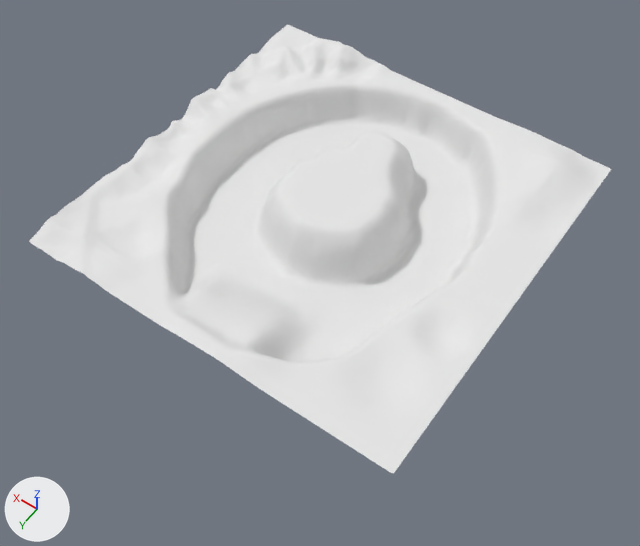
Renders of the OBJ model cg1/resources/meshes/terrainSurface.obj from each side of a commit.
Before and after are seen from a 50 mm camera at (-24.3, 35.2, 46.7) aimed at (-0.8, 2.3, -5.0). The lights are fixed; the arrows at lower left show +X, +Y and +Z. Where no turn or scale is listed for an object, it has been applied to the vertices.

Objects in the first picture: 'Terrain_Plane'.
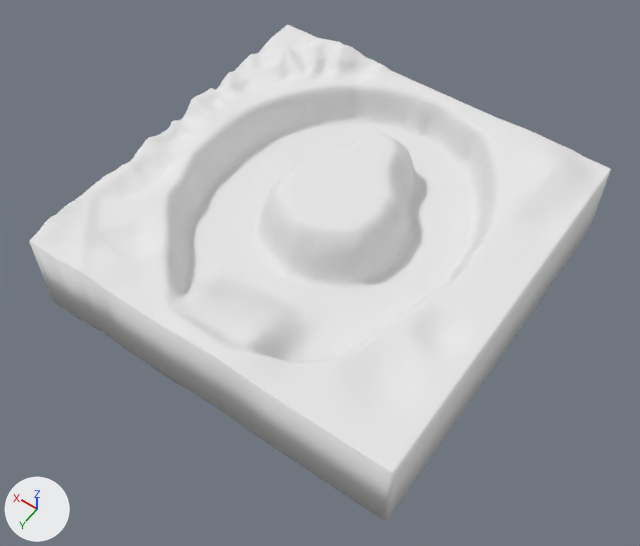
Boxes (x1, y1, x2, y2) around the edits, measured in the pictures (640 x 546 px):
'Terrain_Plane', reshaped (11% taller)
    before: (29, 25, 611, 473)
    after: (29, 25, 611, 521)
part 1 of me_terrain_plane, added
    after: (30, 172, 610, 521)

The change, as a diff of the scene's bpy script:
```diff
--- a/cg1/resources/meshes/terrainSurface.obj.py
+++ b/cg1/resources/meshes/terrainSurface.obj.py
@@ mat_none_none @@
+mat_none_none = principled_material('None_NONE')
+mat_none_none.base_color = (0.8, 0.8, 0.8)  # white #e7e7e7
+mat_none_none.roughness = 1.0
@@ me_terrain_plane @@
 # used by ob_terrain_plane; location = (0.0, 0.0, 0.0)
-me_terrain_plane.from_pydata(...)  # 16641 vertices, 16384 faces; spans x -14.9..14.9, y -14.9..14.9, z -3.0..1.0
+me_terrain_plane.from_pydata(...)  # 17153 vertices, 16897 faces; spans x -14.9..14.9, y -14.9..14.9, z -7.4..1.0
+# me_terrain_plane part 1: 512 vertices added at x -14.9..14.9, y -14.9..14.9, z -7.4..-6.3
 me_terrain_plane.materials.append(mat_none)
+me_terrain_plane.materials.append(mat_none_none)  # white #e7e7e7
```
